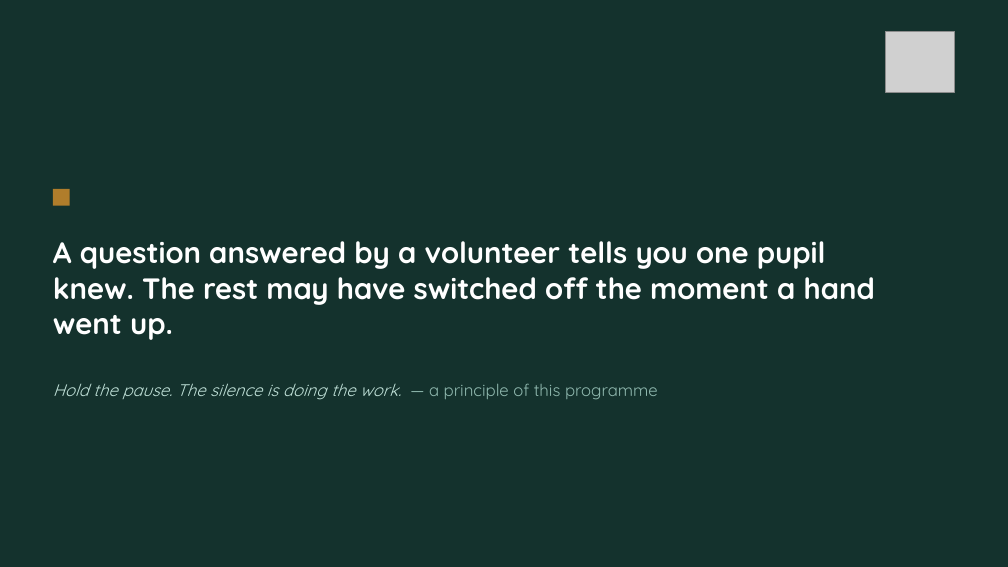
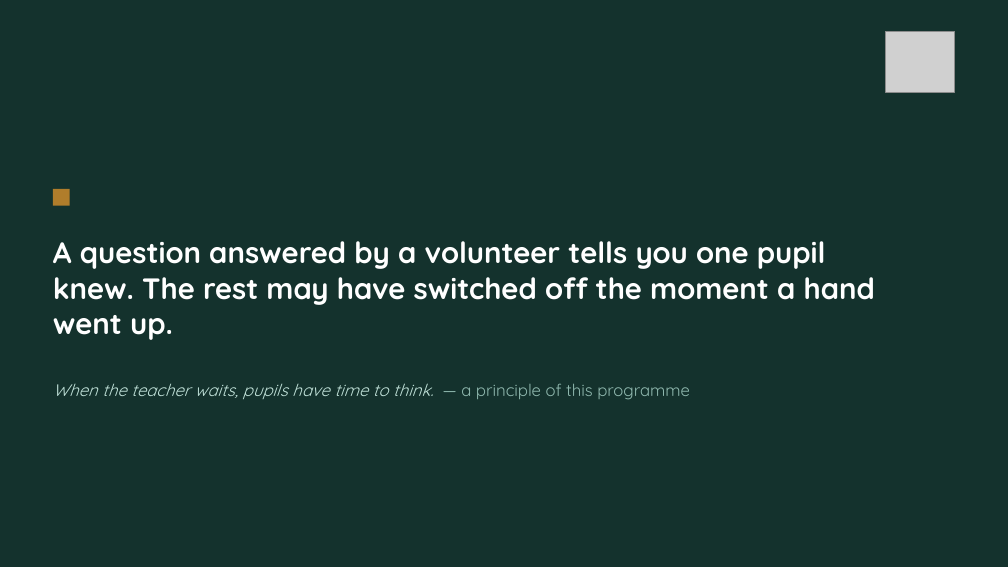
Before and after one commit to NSWLTandL/teachinglearninghub, a slide deck: slide 5 of Pillar5-Questioning-and-Dialogue-facilitator-deck.pptx. Drawn at 1008x567 pixels with LibreOffice and Linux fonts; fonts in the diff are those of the drawing; grey boxes stand for pictures. Boxes give left, top, right and bottom in pixels: in the first picture for what was removed or moved away, otherwise in the second. Text is boxed around its words. In the diff, an @@ line names an element or a change of style, - is before the commit and + after.

```diff
--- a/Pillar5-Questioning-and-Dialogue-facilitator-deck.pptx
+++ b/Pillar5-Questioning-and-Dialogue-facilitator-deck.pptx
@@ text at bbox=[53, 383, 690, 400]: text changed @@
-Hold the pause. The silence is doing the work. — a principle of this programme
+When the teacher waits, pupils have time to think. — a principle of this programme
```
Also in this commit, not shown: 4 other slides changed, 13 other files.
